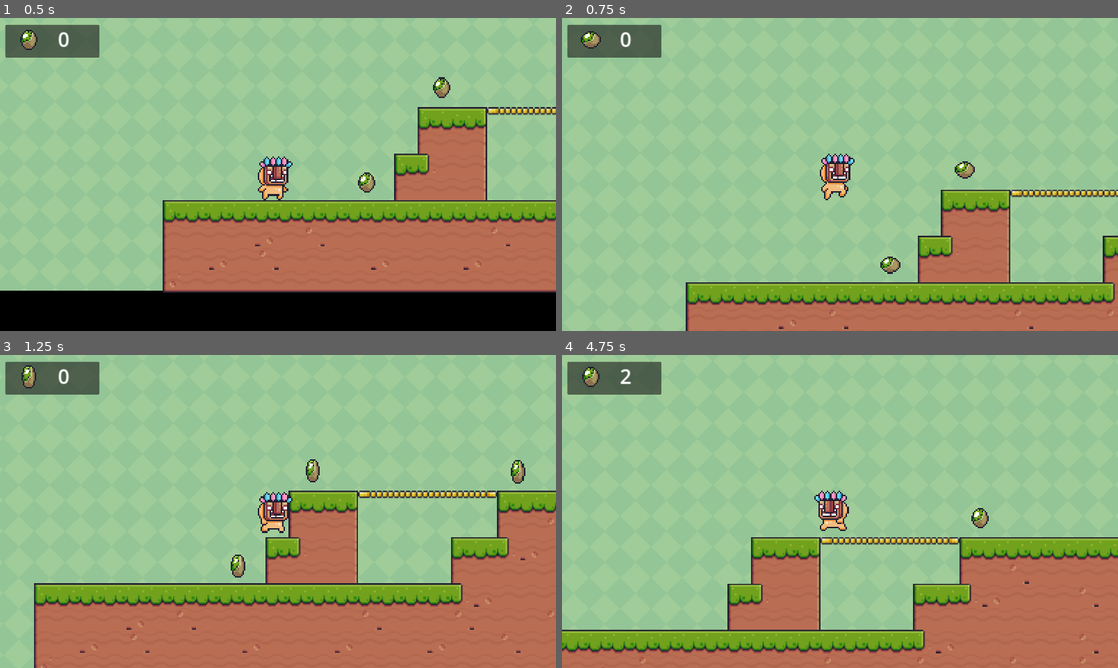
Above: before the commit, frames 1-4 (two rows, left to right).
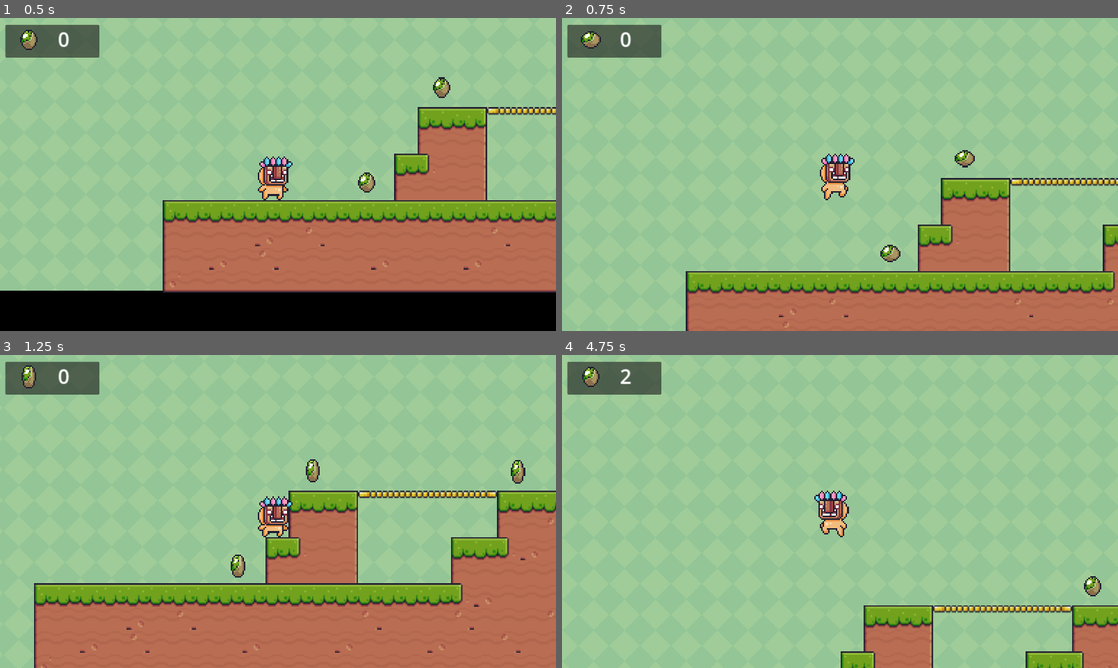
Above: after the commit, the same moments.

Repository: daoik/2D-Platformer
Game: Godot game, scene res://main.tscn
Two runs of this game, one before a commit and one after it. Both use one fixed random seed, a clock stepped at 60 frames per second and the inputs below.
Inputs:
- Up to frame 1 (0.5 s): no input
- Up to frame 2 (0.75 s): tap Enter (ui_accept) at 0.5 s; hold Right (ui_right) from 0.53 s (still down)
- Up to frame 3 (1.25 s): keep holding Right (ui_right); tap Space (jump) at 0.77 s
- Up to frame 4 (4.75 s): tap Space (jump) at 1.52, 3.02, 3.77, 4.52 s; release Right (ui_right) at 2.03 s; hold Left (ui_left) 2.03-2.78 s; hold Right (ui_right) 2.78-4.28 s; hold Left (ui_left) from 4.28 s (still down)

Frame 1 is identical in both runs. In frame 2, 11% of the frame differs, in the area x 22-100%, y 42-100%; in frame 3, 0.5%; in frame 4, 26%, in the area x 0-100%, y 48-100%.

Commit message:
undo last commit

Diff:
--- a/tikiman.gd
+++ b/tikiman.gd
@@ -2,7 +2,7 @@
 
 
 const SPEED = 400.0
-const JUMP_VELOCITY = -1000.0
+const JUMP_VELOCITY = -900.0
 @onready var sprite_2d = $Sprite2D
 
 
@@ -35,4 +35,5 @@
 
 	move_and_slide()
 
-	sprite_2d.flip_h = velocity.x<0
+	var isLeft =velocity.x<0
+	sprite_2d.flip_h = isLeft
